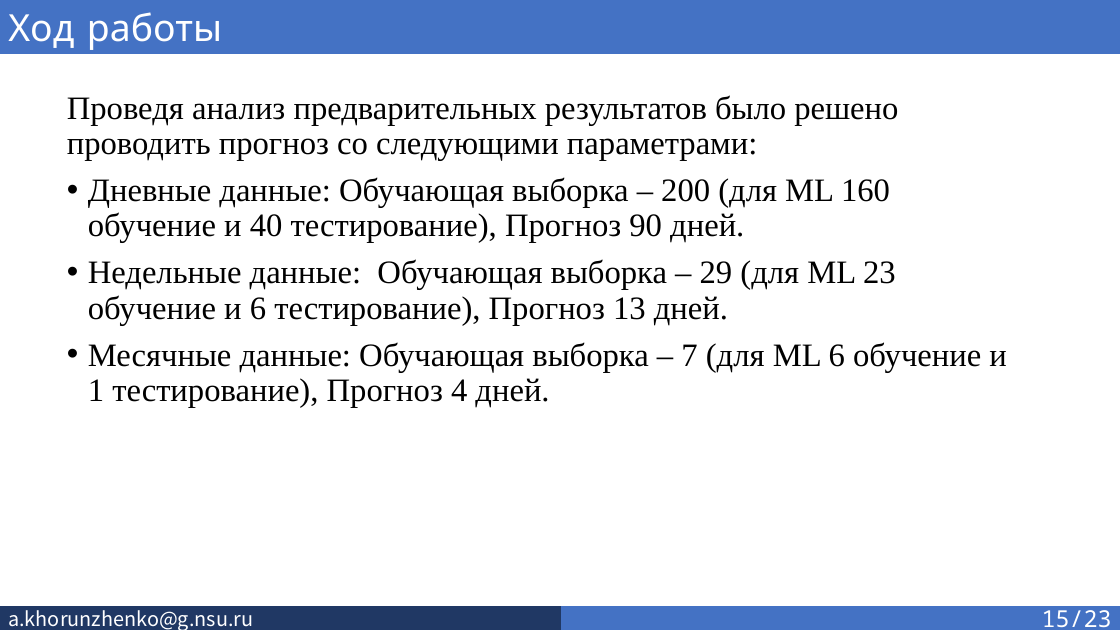
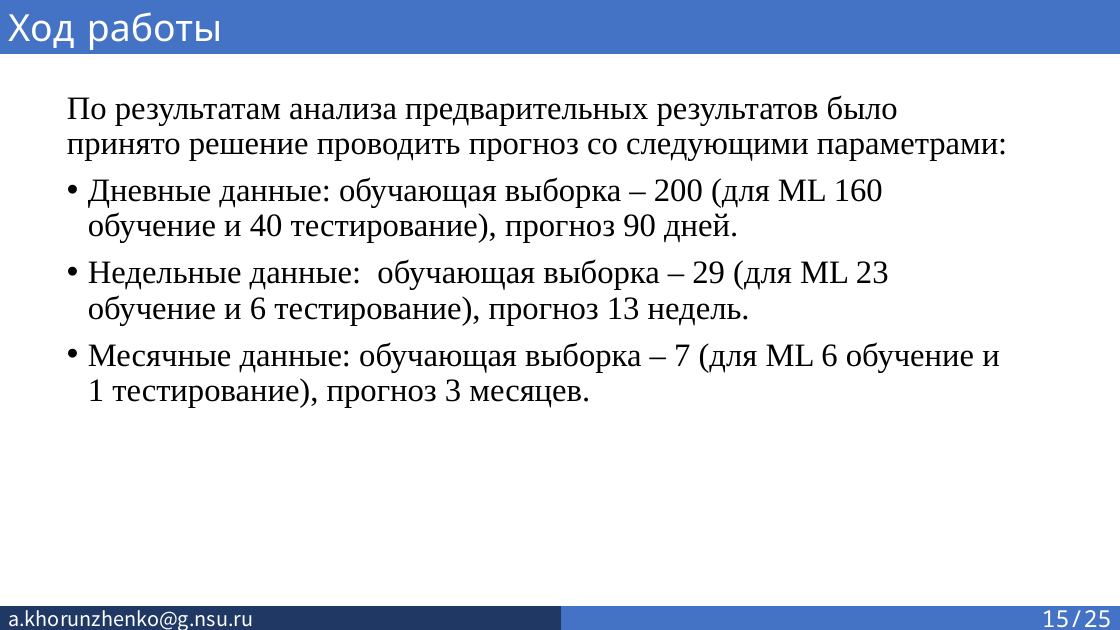
Before and after one commit to SkivHisink/MasterWork, a slide deck: slide 15 of Text/Хорунженко_презентация_4_сем.pptx. Drawn at 1120x630 pixels with LibreOffice and Linux fonts; fonts in the diff are those of the drawing. Boxes give left, top, right and bottom in pixels: in the first picture for what was removed or moved away, otherwise in the second. Text is boxed around its words. In the diff, an @@ line names an element or a change of style, - is before the commit and + after.

Commit message:
Added results
Added result table
Fixed text
Fixed presentation

```diff
--- a/Text/Хорунженко_презентация_4_сем.pptx
+++ b/Text/Хорунженко_презентация_4_сем.pptx
@@ text at <box>67,95,1007,407</box>: text changed @@
-Проведя анализ предварительных результатов было решено проводить прогноз со следующими параметрами:
-• Дневные данные: Обучающая выборка – 200 (для ML 160 обучение и 40 тестирование), Прогноз 90 дней.
-• Недельные данные: Обучающая выборка – 29 (для ML 23 обучение и 6 тестирование), Прогноз 13 дней.
-• Месячные данные: Обучающая выборка – 7 (для ML 6 обучение и 1 тестирование), Прогноз 4 дней.
+По результатам анализа предварительных результатов было принято решение проводить прогноз со следующими параметрами:
+• Дневные данные: обучающая выборка – 200 (для ML 160 обучение и 40 тестирование), прогноз 90 дней.
+• Недельные данные: обучающая выборка – 29 (для ML 23 обучение и 6 тестирование), прогноз 13 недель.
+• Месячные данные: обучающая выборка – 7 (для ML 6 обучение и 1 тестирование), прогноз 3 месяцев.
@@ text in rectangle at <box>1042,610,1112,627</box>: text changed @@
-15/23
+15/25
```
Also in this commit, not shown: 22 other slides changed, 2 slides added, 4 other files.
